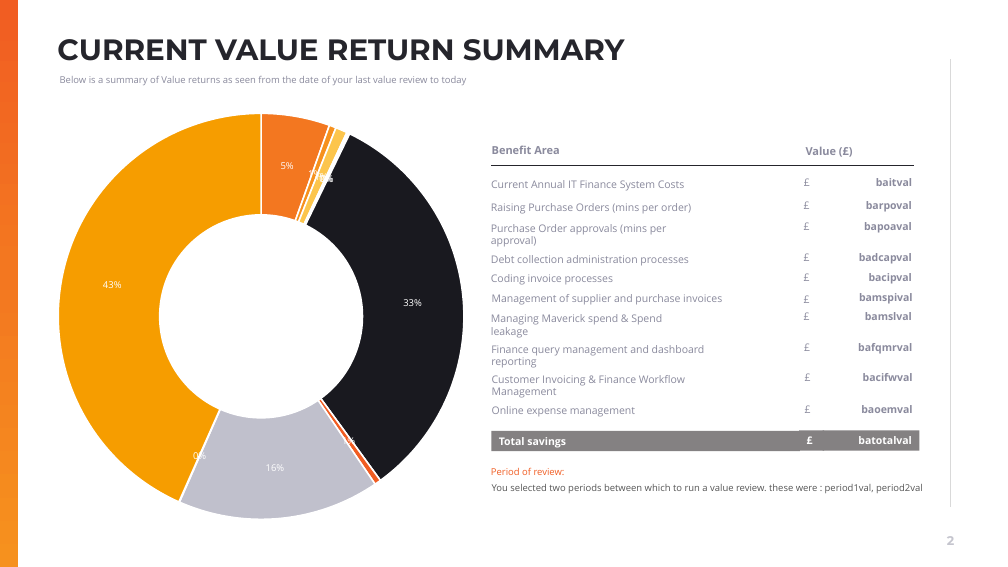
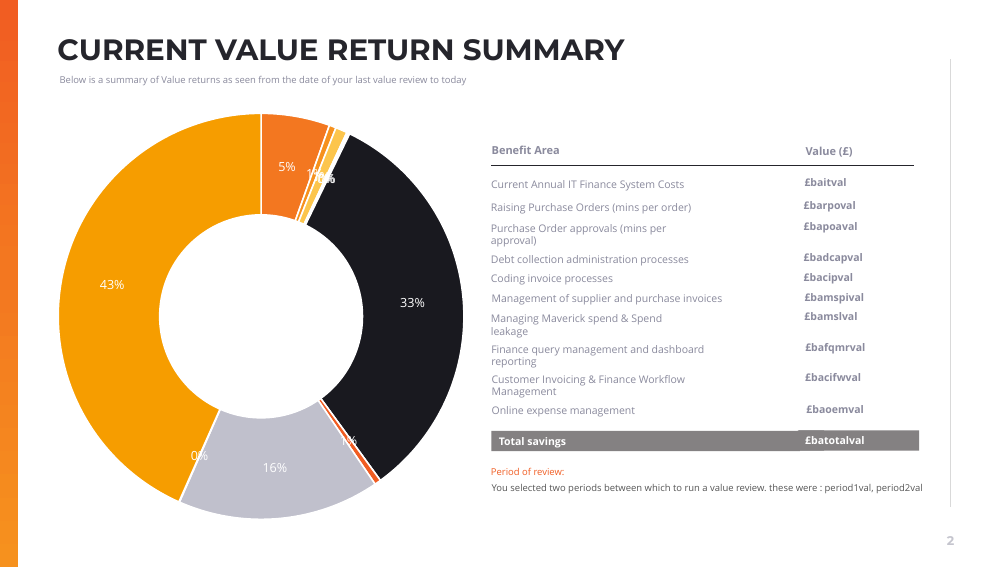
Before and after one commit to muratozdemirpiblo/ppt-api, a slide deck: slide 2 of questionare.pptx. Drawn at 1008x567 pixels with LibreOffice and Linux fonts; fonts in the diff are those of the drawing; background and template pictures are left out. Boxes give left, top, right and bottom in pixels: in the first picture for what was removed or moved away, otherwise in the second. Text is boxed around its words. In the diff, an @@ line names an element or a change of style, - is before the commit and + after.

```diff
--- a/questionare.pptx
+++ b/questionare.pptx
@@ doughnut chart at bbox=[57, 79, 472, 538] @@
@@ data labels of Series 1 changed @@
@@ text removed at bbox=[796, 172, 821, 193] @@
-£
@@ text at bbox=[805, 178, 847, 186]: text changed @@
-baitval
+£baitval
@@ text removed at bbox=[796, 196, 821, 216] @@
-£
@@ text at bbox=[804, 201, 856, 212]: text changed @@
-barpoval
+£barpoval
@@ text removed at bbox=[796, 216, 821, 237] @@
-£
@@ text at bbox=[804, 222, 858, 233]: text changed @@
-bapoaval
+£bapoaval
@@ text removed at bbox=[796, 247, 821, 268] @@
-£
@@ text removed at bbox=[796, 267, 821, 287] @@
-£
@@ text at bbox=[804, 253, 863, 264]: text changed @@
-badcapval
+£badcapval
@@ text removed at bbox=[796, 289, 821, 309] @@
-£
@@ text at bbox=[804, 273, 853, 284]: text changed @@
-bacipval
+£bacipval
@@ text at bbox=[805, 293, 865, 304]: text changed @@
-bamspival
+£bamspival
@@ text removed at bbox=[796, 307, 821, 327] @@
-£
@@ text at bbox=[804, 312, 857, 320]: text changed @@
-bamslval
+£bamslval
@@ text removed at bbox=[797, 337, 822, 358] @@
-£
@@ text at bbox=[805, 343, 865, 354]: text changed @@
-bafqmrval
+£bafqmrval
@@ text removed at bbox=[797, 368, 822, 388] @@
-£
@@ text at bbox=[805, 373, 861, 381]: text changed @@
-bacifwval
+£bacifwval
@@ text removed at bbox=[797, 399, 822, 420] @@
-£
@@ text at bbox=[806, 405, 863, 413]: text changed @@
-baoemval
+£baoemval
@@ rectangle "£batotalval": place and size @@
-rectangle "£batotalval" at bbox=[823, 430, 920, 451]
+rectangle "£batotalval" at bbox=[798, 430, 920, 451]
@@ text in rectangle at bbox=[799, 430, 824, 451]: text removed @@
-£
@@ text in rectangle at bbox=[805, 436, 864, 444]: text changed @@
-batotalval
+£batotalval
```
Also in this commit, not shown: 1 other file.
